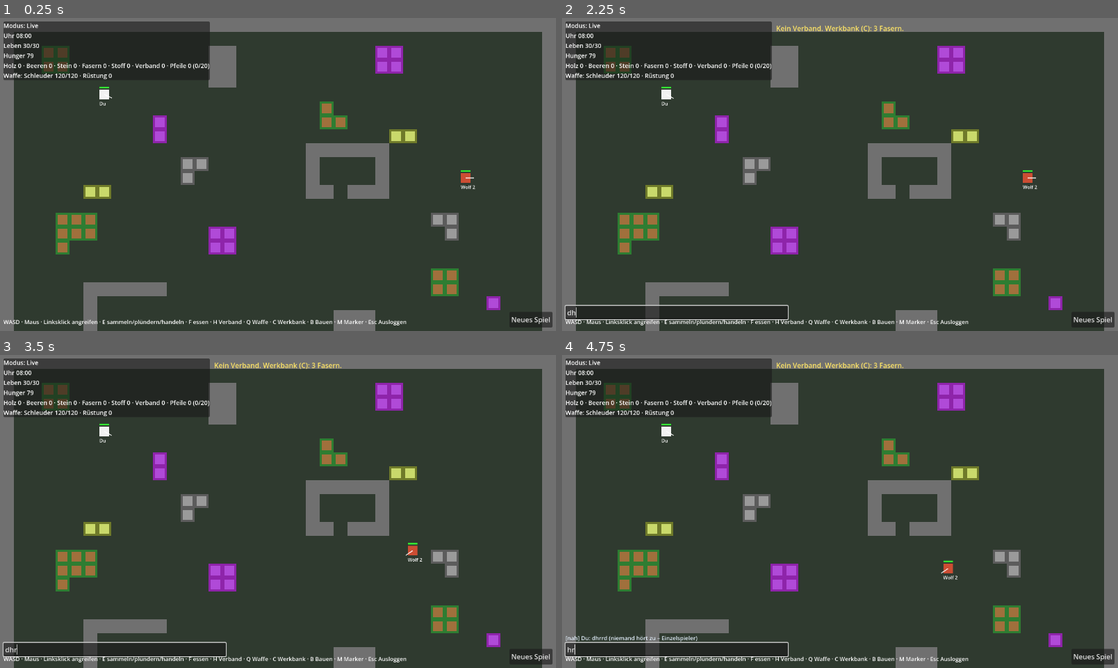
Above: before the commit, frames 1-4 (two rows, left to right).
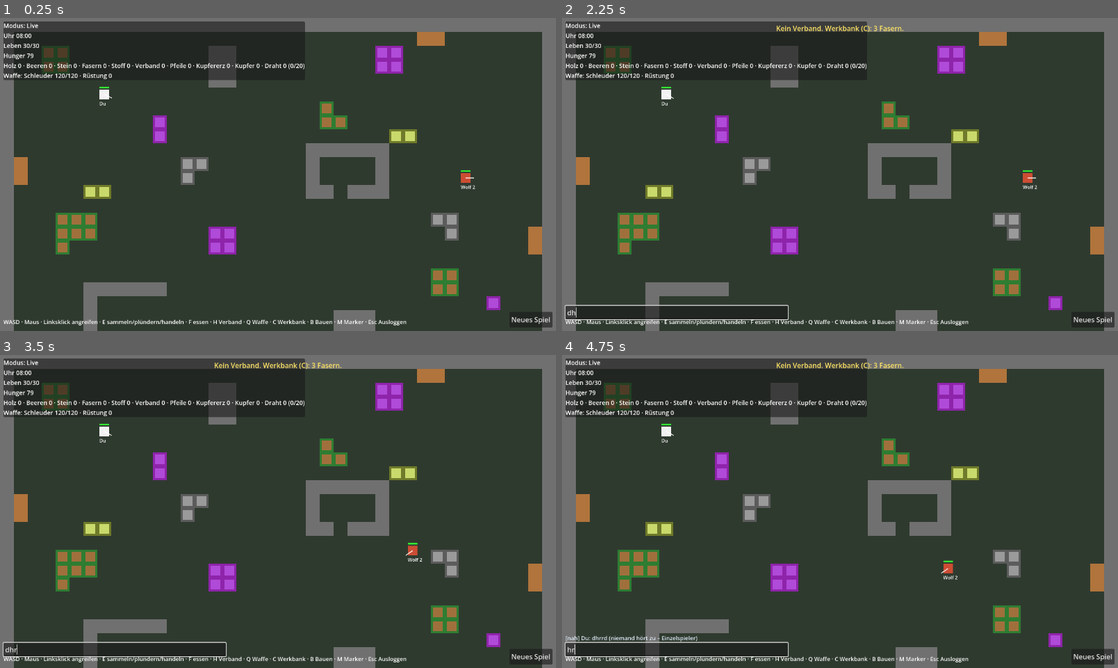
Above: after the commit, the same moments.

Repository: ShivaHaze/godot-game
Game: Godot game, scene res://game/main.tscn
Same seed, same stepped clock (60 frames per second), same inputs: the game is played once before the commit and once after it.
Inputs (mouse positions are in pixels of both pictures, inside the frame that each line leads up to):
- Up to frame 1 (0.25 s): no input
- Up to frame 2 (2.25 s): click "Neues Spiel" at 0.5 s; click "Neues Spiel" at 1.25 s; tap Enter (chat) at 2 s; move the mouse to (962, 158) at 2.02 s; hold D (move_right) from 2.03 s (still down); tap H (heal) at 2.1 s; click (962, 158) at 2.17 s
- Up to frame 3 (3.5 s): release D (move_right) at 2.75 s; tap R (respawn) at 2.75 s; drag from (166, 527) to (250, 574) at 2.77 s
- Up to frame 4 (4.75 s): tap R (respawn) at 3.5, 4.25 s; move the mouse to (895, 442) at 3.52 s; hold D (move_right) 3.53-4.25 s; tap Enter (chat) at 3.6 s; tap H (heal) at 3.8 s; drag from (812, 574) to (673, 464) at 4.27 s

The runs differ from the first frame. In frame 1, 1.9% of the frame differs, in the area x 2-98%, y 1-76%; in frame 2, 1.8%; in frame 3, 1.8%; in frame 4, 1.8%.

Commit message:
Schritt 28: Kupferkette
- Kupferader (C) am Kartenrand (Handkarte und Generator), Kupfererz offline sammelbar
- Kupfer (2 Erz + 1 Holz), Draht (2 je Kupfer); Sensoren kosten Draht; Kupferspeer als Waffe Stufe 1 (Reichweite 1,6, Klinge)
- 3 neue Tests (193)

Co-Authored-By: Claude Fable 5.1 <noreply@anthropic.com>
Claude-Session: https://claude.ai/code/session_01RmMPQeVBJTnNWy85fL9v8i

Diff:
--- a/data/buildings.json
+++ b/data/buildings.json
@@ -74,7 +74,7 @@
       "tier": "wood",
       "cost": {
         "wood": 2,
-        "stone": 2
+        "wire": 1
       },
       "hp": 15,
       "size": [
@@ -86,7 +86,7 @@
       "color": "#4fc3f7",
       "sensor_radius": 6.0,
       "sensor_hold": 5.0,
-      "_doc": "Meldet Fremde (auch versteckte) im Umkreis als Bedingung 'Sensor … ausgelöst' und ist als Ort in Regeln wählbar. Phase 1 aus Holz und Stein; laut Design später Kupferdraht."
+      "_doc": "Meldet Fremde (auch versteckte) im Umkreis als Bedingung 'Sensor … ausgelöst' und ist als Ort in Regeln wählbar. Phase 1 aus Holz und Stein; laut Design später Kupferdraht. Braucht Draht aus der Kupferkette."
     },
     {
       "id": "trap",
--- a/data/items.json
+++ b/data/items.json
@@ -67,6 +67,22 @@
       "durability": 50
     },
     {
+      "id": "copper_spear",
+      "name": "Kupferspeer",
+      "kind": "weapon",
+      "attack": "melee",
+      "damage": 22,
+      "range": 1.6,
+      "cooldown": 0.9,
+      "starting": false,
+      "cost": {
+        "copper": 2,
+        "wood": 3
+      },
+      "durability": 90,
+      "effect": "bleeding"
+    },
+    {
       "id": "cloth_armor",
       "name": "Stoffrüstung",
       "kind": "armor",
--- a/data/map.json
+++ b/data/map.json
@@ -9,7 +9,7 @@
   },
   "rows": [
     "########################################",
-    "#......................................#",
+    "#.............................CC.......#",
     "#..TT..........##..........BB..........#",
     "#..TT..........##..........BB..........#",
     "#..............##......................#",
@@ -18,13 +18,13 @@
     "#..........B...........TT..............#",
     "#..........B................FF.........#",
     "#.....................######...........#",
-    "#............SS.......#....#...........#",
-    "#............S........#....#.....W.....#",
+    "#C...........SS.......#....#...........#",
+    "#C...........S........#....#.....W.....#",
     "#.....FF..............##.###...........#",
     "#......................................#",
     "#...TTT........................SS......#",
-    "#...TTT........BB...............S......#",
-    "#...T..........BB......................#",
+    "#...TTT........BB...............S.....C#",
+    "#...T..........BB.....................C#",
     "#......................................#",
     "#..............................TT......#",
     "#.....######...................TT......#",
@@ -36,7 +36,7 @@
     "#...B......W.......TTTT.MMDMM..........#",
     "#..................TTTT.MMMMM...W......#",
     "#.......................MMMMM..........#",
-    "#......................................#",
+    "#.........CC...........................#",
     "########################################"
   ]
 }
--- a/data/resources.json
+++ b/data/resources.json
@@ -1,5 +1,5 @@
 {
-  "_doc": "Rohstoffe und Verbrauchsgüter. 'nutrition' = Hung …(403 unchanged characters)… ition für den Bogen (items.json 'ammo').",
+  "_doc": "Rohstoffe und Verbrauchsgüter. 'nutrition' = Hung …(403 unchanged characters)… ition für den Bogen (items.json 'ammo'). Kette: Kupfererz (Rand) → Kupfer (2 Erz + 1 Holz als Brennstoff) → Draht (2 je Kupfer) für Sensoren und Kupferspeer (items.json).",
   "resources": [
     {
       "id": "wood",
@@ -62,6 +62,35 @@
         "stone": 1
       },
       "yield": 4
+    },
+    {
+      "id": "copper_ore",
+      "name": "Kupfererz",
+      "edible": false,
+      "nutrition": 0,
+      "color": "#b0743c"
+    },
+    {
+      "id": "copper",
+      "name": "Kupfer",
+      "edible": false,
+      "nutrition": 0,
+      "color": "#d08850",
+      "cost": {
+        "copper_ore": 2,
+        "wood": 1
+      }
+    },
+    {
+      "id": "wire",
+      "name": "Draht",
+      "edible": false,
+      "nutrition": 0,
+      "color": "#e0a070",
+      "cost": {
+        "copper": 1
+      },
+      "yield": 2
     }
   ]
 }
--- a/data/tiles.json
+++ b/data/tiles.json
@@ -52,6 +52,15 @@
       "color": "#6f7a2a"
     },
     {
+      "id": "copper_vein",
+      "char": "C",
+      "name": "Kupferader",
+      "walkable": false,
+      "resource": "copper_ore",
+      "amount": 6,
+      "color": "#b0743c"
+    },
+    {
       "id": "market",
       "char": "M",
       "name": "Marktplatz",
--- a/sim/map_gen.gd
+++ b/sim/map_gen.gd
@@ -11,6 +11,7 @@
 const BUSH: String = "B"
 const STONE: String = "S"
 const FIBER: String = "F"
+const COPPER: String = "C"
 const PLAYER: String = "P"
 const WOLF: String = "W"
 const MARKET: String = "M"
@@ -42,6 +43,9 @@
 		_blob(grid, rng, STONE, rng.randi_range(2, 5), width, height)
 	for i in maxi(1, int(inner_cells / 100.0 * 0.3)):
 		_blob(grid, rng, FIBER, rng.randi_range(2, 6), width, height)
+	# Kupferadern nur im äußeren Ring (Design: Kupfer am Rand)
+	for i in maxi(2, int(inner_cells / 100.0 * 0.1)):
+		_blob(grid, rng, COPPER, rng.randi_range(2, 4), width, height, 0.0, 0.15)
 	# Beerenbüsche, einzeln oder als Paar
 	for i in int(inner_cells / 100.0 * bushes_per_100):
 		var cell := _random_floor(grid, rng, width, height)
@@ -102,8 +106,8 @@
 
 
 ## Zufallslauf-Blob aus `symbol` mit `size` Zellen, nur auf Boden, nicht am Rand.
-static func _blob(grid: Array[PackedStringArray], rng: RandomNumberGenerator, symbol: String, size: int, width: int, height: int) -> void:
-	var cell := _random_floor(grid, rng, width, height)
+static func _blob(grid: Array[PackedStringArray], rng: RandomNumberGenerator, symbol: String, size: int, width: int, height: int, inner_frac: float = 0.0, outer_frac: float = 1.0) -> void:
+	var cell := _random_floor(grid, rng, width, height, inner_frac, outer_frac)
 	if cell.x < 0:
 		return
 	for i in size:
--- a/tests/unit/test_cloth_chain.gd
+++ b/tests/unit/test_cloth_chain.gd
@@ -22,7 +22,7 @@
 
 
 func test_chain_fibers_cloth_bandage_and_armor() -> void:
-	assert_eq(data.craftable_resources(), ["cloth", "bandage", "arrow"] as Array[String])
+	assert_eq(data.craftable_resources(), ["cloth", "bandage", "arrow", "copper", "wire"] as Array[String])
 	player.inventory["fibers"] = 2
 	assert_eq(world.craft(player, "bandage"), "zu wenig Stoff (1 nötig)")
 	assert_eq(world.craft(player, "cloth"), "")
--- /dev/null
+++ b/tests/unit/test_copper_chain.gd
@@ -0,0 +1,88 @@
+extends GutTest
+## Kupferkette: Kupfererz am Kartenrand (offline sammelbar) → Kupfer (Holz als Brennstoff) → Draht → Sensoren; Kupferspeer als Waffe Stufe 1.
+
+var data: SimData
+var world: SimWorld
+var player: SimCharacter
+
+
+func before_each() -> void:
+	data = SimData.load_from_dir("res://data")
+	world = SimWorld.new(data, 161)
+	world.lod_enabled = false
+	player = world.get_character(world.setup_new_game())
+	for c: SimCharacter in world.characters.values():
+		if c.kind == SimCharacter.Kind.WOLF:
+			c.pos = Vector2(38.5, 28.5)
+			c.home_pos = c.pos
+			c.control = SimCharacter.Controller.NONE
+
+
+func test_copper_veins_sit_at_the_map_edge() -> void:
+	var veins := 0
+	for node: SimResourceNode in world.map.nodes.values():
+		if node.resource != "copper_ore":
+			continue
+		veins += 1
+		var edge_distance := mini(mini(node.cell.x, node.cell.y), mini(world.map.width - 1 - node.cell.x, world.map.height - 1 - node.cell.y))
+		assert_lte(edge_distance, 2, "Handkarte: Ader %s am Rand" % node.cell)
+	assert_gte(veins, 6)
+	var gen := SimData.load_from_dir("res://data")
+	assert_true(gen.apply_map(MapGen.generate(120, 90, 7)).is_empty())
+	var big := SimWorld.new(gen, 1)
+	var generated := 0
+	for node: SimResourceNode in big.map.nodes.values():
+		if node.resource != "copper_ore":
+			continue
+		generated += 1
+		var fx := float(mini(node.cell.x, big.map.width - 1 - node.cell.x)) / float(big.map.width)
+		var fy := float(mini(node.cell.y, big.map.height - 1 - node.cell.y)) / float(big.map.height)
+		assert_lte(minf(fx, fy), 0.2, "Generator: Ader %s im äußeren Ring" % node.cell)
+	assert_gte(generated, 4, "Generator setzt Kupferadern")
+
+
+func test_gather_ore_offline_smelt_and_draw_wire() -> void:
+	player.pos = Vector2(2.5, 10.5)  # neben den Adern (1, 10) und (1, 11)
+	var rules := data.normalize_rule_list([
+		{"if": {"condition": "else"}, "then": {"action": "gather", "params": {"resource": "copper_ore", "place": "here", "radius": 4}}},
+	], "Test")
+	world.logout(player.id, rules, "Bergmann")
+	player.logout_time = -1e9
+	world.advance(120.0)
+	assert_gte(int(player.inventory.get("copper_ore", 0)), 4, "Erz offline gesammelt: %s" % [player.inventory])
+	world.login(player.id)
+	player.inventory["copper_ore"] = 4
+	player.inventory["wood"] = 0
+	assert_eq(world.craft(player, "copper"), "zu wenig Holz (1 nötig)", "Schmelzen braucht Brennstoff")
+	player.inventory["wood"] = 2
+	assert_eq(world.craft(player, "copper"), "")
+	assert_eq(world.craft(player, "copper"), "")
+	assert_eq(int(player.inventory["copper"]), 2)
+	assert_eq(int(player.inventory["copper_ore"]), 0)
+	assert_eq(world.craft(player, "wire"), "")
+	assert_eq(int(player.inventory["wire"]), 2, "2 Draht je Kupfer")
+	player.pos = Vector2(20.5, 5.5)
+	player.inventory["wood"] = 10
+	assert_eq(world.can_place(player, "sensor", Vector2i(44, 10), 0), "")
+	player.inventory["wire"] = 0
+	assert_eq(world.can_place(player, "sensor", Vector2i(44, 10), 0), "zu wenig Draht (1 nötig)", "Sensoren brauchen Draht")
+
+
+func test_copper_spear_is_a_reach_blade() -> void:
+	player.pos = Vector2(20.5, 5.5)
+	player.inventory["copper"] = 2
+	player.inventory["wood"] = 3
+	assert_eq(world.craft(player, "copper_spear"), "")
+	assert_true(world.set_active_weapon(player, "copper_spear"))
+	assert_eq(player.melee_range, 1.6, "Speer reicht weiter als Keule und Beil")
+	assert_eq(player.melee_effect, "bleeding", "Klinge")
+	var victim := world.spawn_player(player.pos + Vector2(1.4, 0), "p2", "Opfer")
+	victim.facing = Vector2.LEFT  # schaut den Angreifer an: Fronttreffer, überlebt
+	world.spatial.rebuild(world.characters)
+	player.facing = Vector2.RIGHT
+	var intent := SimIntent.new()
+	intent.melee = true
+	world.set_intent(player.id, intent)
+	world.tick()
+	assert_lt(victim.hp, victim.max_hp, "trifft auf 1,4 Kacheln")
+	assert_true(world.has_effect(victim, "bleeding"))
--- a/tests/unit/test_items.gd
+++ b/tests/unit/test_items.gd
@@ -44,7 +44,7 @@
 
 func test_items_data_loaded() -> void:
 	assert_true(data.is_valid(), "Fehler: %s" % data.errors)
-	assert_eq(data.item_order, ["sling", "bow", "club", "stone_axe", "cloth_armor", "wood_armor"] as Array[String])
+	assert_eq(data.item_order, ["sling", "bow", "club", "stone_axe", "copper_spear", "cloth_armor", "wood_armor"] as Array[String])
 	assert_true(player.items.has("sling"), "Startausrüstung")
 	assert_eq(player.active_weapon, "sling")
 	assert_eq(player.armor, data.balf("character.armor"))
--- a/tests/unit/test_resources_chains.gd
+++ b/tests/unit/test_resources_chains.gd
@@ -29,10 +29,10 @@
 
 func test_data_has_new_resources_tiles_and_nodes() -> void:
 	assert_true(data.is_valid(), "Fehler: %s" % data.errors)
-	assert_eq(data.resource_order, ["wood", "berries", "stone", "fibers", "cloth", "bandage", "arrow"] as Array[String])
+	assert_eq(data.resource_order, ["wood", "berries", "stone", "fibers", "cloth", "bandage", "arrow", "copper_ore", "copper", "wire"] as Array[String])
 	assert_true(data.tiles.has("stone_deposit"))
 	assert_true(data.tiles.has("fiber_plant"))
-	assert_eq(data.craftable_resources(), ["cloth", "bandage", "arrow"] as Array[String])
+	assert_eq(data.craftable_resources(), ["cloth", "bandage", "arrow", "copper", "wire"] as Array[String])
 	var stone := 0
 	var fibers := 0
 	for node: SimResourceNode in world.map.nodes.values():
--- a/tests/unit/test_sensors_traps.gd
+++ b/tests/unit/test_sensors_traps.gd
@@ -16,6 +16,7 @@
 	player.pos = OPEN
 	player.inventory["wood"] = 20
 	player.inventory["stone"] = 10
+	player.inventory["wire"] = 5
 	for c: SimCharacter in world.characters.values():
 		if c.kind == SimCharacter.Kind.WOLF:
 			c.pos = Vector2(38.5, 28.5)
--- a/tests/unit/test_sim_data.gd
+++ b/tests/unit/test_sim_data.gd
@@ -21,7 +21,7 @@
 func test_real_data_is_valid() -> void:
 	var data := SimData.load_from_dir("res://data")
 	assert_true(data.is_valid(), "Fehler: %s" % data.errors)
-	assert_eq(data.resource_order, ["wood", "berries", "stone", "fibers", "cloth", "bandage", "arrow"] as Array[String])
+	assert_eq(data.resource_order, ["wood", "berries", "stone", "fibers", "cloth", "bandage", "arrow", "copper_ore", "copper", "wire"] as Array[String])
 	assert_eq(data.condition_order.size(), 9, "5 Bedingungen + Sonst + gesperrte 'Fremder im Claim', 'Sensor ausgelöst' und 'blutet'")
 	assert_eq(data.action_order.size(), 10, "6 Start-Aktionen + gesperrte 'greife an', 'verbinde dich', 'stelle her', 'liefere'")
 	assert_eq(data.role_order, ["hide", "guard", "gatherer", "trader"] as Array[String])
--- a/tests/unit/test_sim_map.gd
+++ b/tests/unit/test_sim_map.gd
@@ -17,7 +17,7 @@
 	assert_false(map.is_walkable(Vector2i(3, 2)), "Holzquelle ist nicht begehbar")
 	var expected := 0
 	for row: String in data.map_rows:
-		expected += row.count("T") + row.count("B") + row.count("S") + row.count("F")
+		expected += row.count("T") + row.count("B") + row.count("S") + row.count("F") + row.count("C")
 	assert_eq(map.nodes.size(), expected, "alle Quellen-Zeichen werden Quellen")
 
 
Not shown, added: tests/unit/test_copper_chain.gd.uid
Not shown, changed: CLAUDE.md
Not shown, changed: docs/design-doc.md
